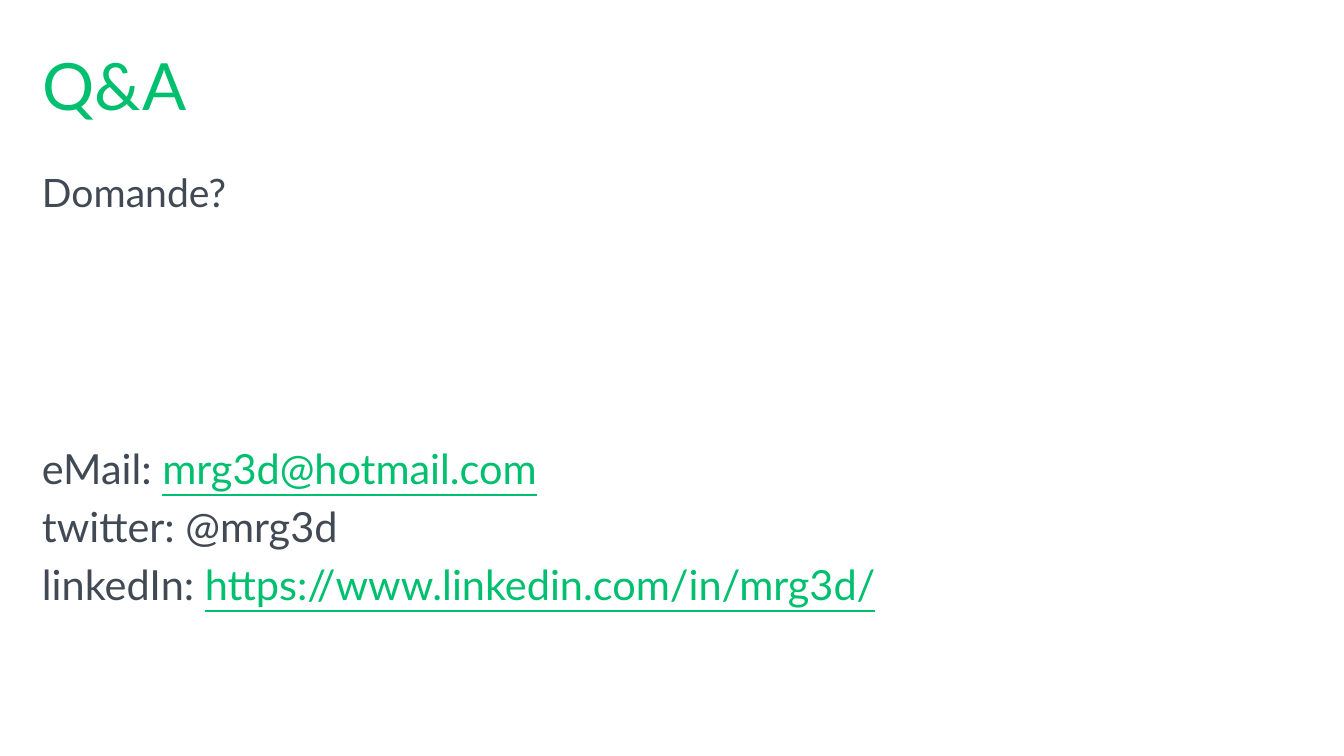
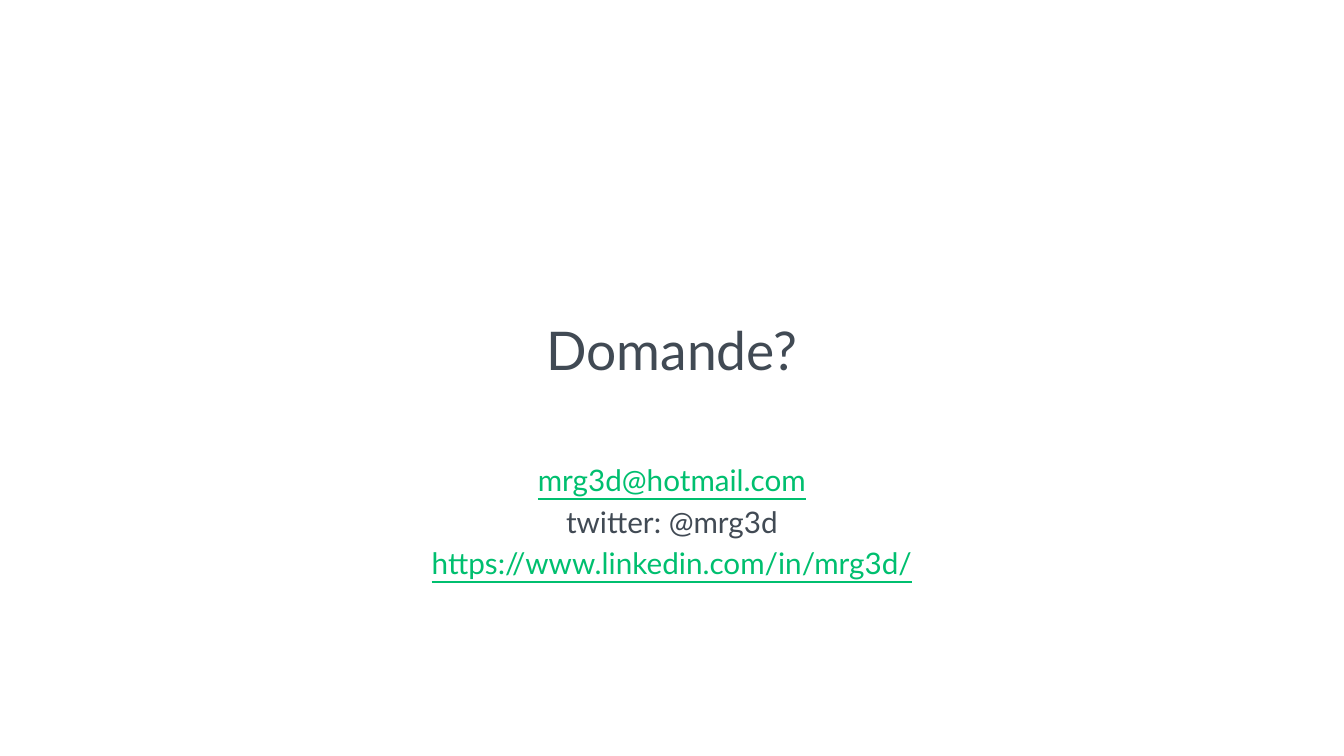
Before and after one commit to mrg3d/demo-opsstudio-repo, a slide deck: slide 28 of Introducing SQL Operations Studio.pptx (slide 26 before the commit). Drawn at 1344x756 pixels with LibreOffice and Linux fonts; fonts in the diff are those of the drawing; background and template pictures are left out. Boxes give left, top, right and bottom in pixels: in the first picture for what was removed or moved away, otherwise in the second. Text is boxed around its words. In the diff, an @@ line names an element or a change of style, - is before the commit and + after.

```diff
--- a/Introducing SQL Operations Studio.pptx
+++ b/Introducing SQL Operations Studio.pptx
@@ title removed at box(42, 62, 186, 120) @@
-Q&A
@@ text at box(546, 330, 797, 539): size 26.5 to 36 pt in "Domande?"; size 28 to 20 pt in "twitter: @mrg3d"; alignment left to centre; more space between paragraphs; less space between paragraphs @@
@@ text at box(538, 469, 806, 497): text changed; size 28 to 20 pt @@
-eMail: mrg3d@hotmail.com
+mrg3d@hotmail.com
@@ text at box(432, 552, 912, 580): text changed; size 28 to 20 pt @@
-linkedIn: https://www.linkedin.com/in/mrg3d/
+https://www.linkedin.com/in/mrg3d/
```
Also in this commit, not shown: 6 other slides changed, 4 slides added, 2 slides removed.
